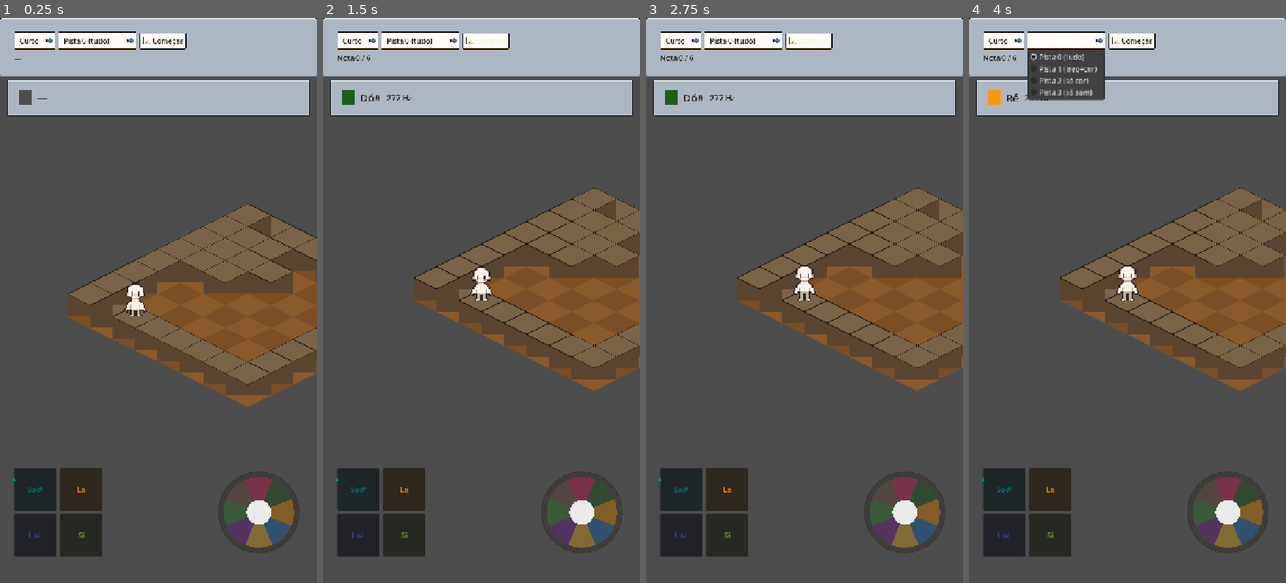
Above: before the commit, frames 1-4 (left to right).
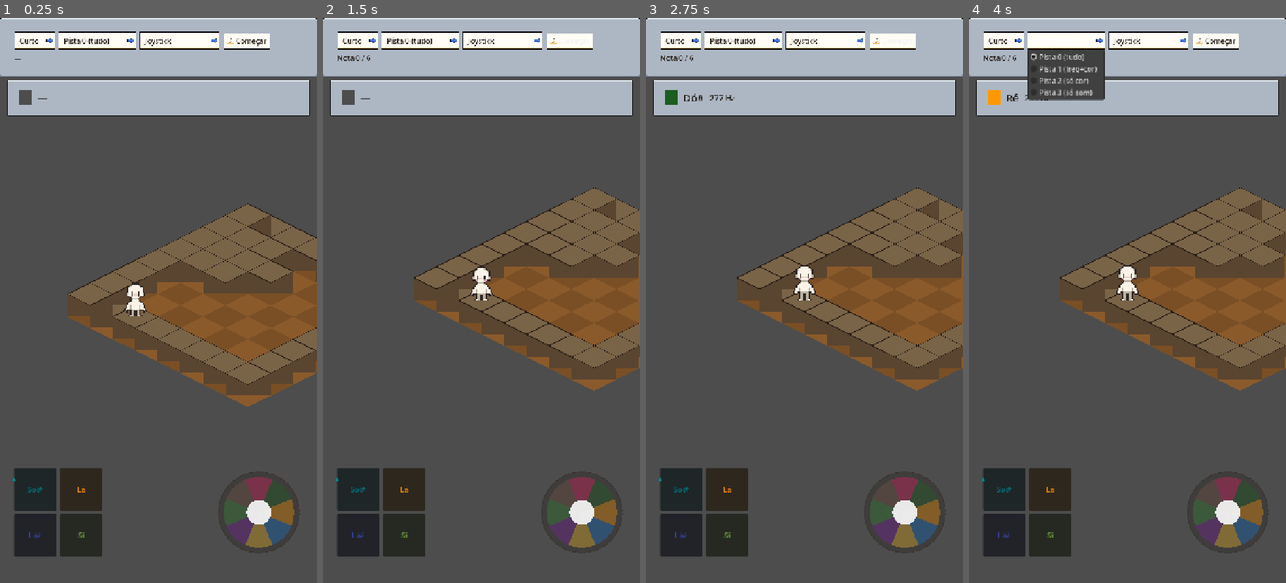
Above: after the commit, the same moments.

Repository: JDaniloC/BlindTuner
Game: Godot game, scene res://scenes/Playground.tscn
Two runs of this game, one before a commit and one after it. Both use one fixed random seed, a clock stepped at 60 frames per second and the inputs below.
Inputs (mouse positions are in pixels of both pictures, inside the frame that each line leads up to):
- Up to frame 1 (0.25 s): no input
- Up to frame 2 (1.5 s): click (503, 40) at 0.5 s, where only the run after the commit has a clickable "Joystick"; click "Começar" at 1.25 s
- Up to frame 3 (2.75 s): click "Começar" at 2 s
- Up to frame 4 (4 s): click "Curto" at 2.75 s; click "Pista 0 (tudo)" at 3.5 s

The runs differ from the first frame. In frame 1, 0.9% of the frame differs, in the area x 44-86%, y 2-6%; in frame 2, 1.1%, in the area x 6-86%, y 2-16%; in frame 3, 0.9%; in frame 4, 0.9%.

Commit message:
feat(godot): integra Piano Virtual ponta-a-ponta + seletor de modo no HUD
GameHUD ganha 3º dropdown (Joystick/Toque no Escuro/Piano/Scroll),
start_requested propaga o modo escolhido. Playground aplica o modo em
_begin_preset via InputModeSettings, alternando visible+mouse_filter
do grupo ativo (joystick+ações vs. piano) -- só o modo Piano está de
fato jogável nesta task; os outros 2 dropdown items ainda não têm nó.

Co-Authored-By: Claude Sonnet 5 <noreply@anthropic.com>

Diff:
--- a/godot/scenes/Playground.tscn
+++ b/godot/scenes/Playground.tscn
@@ -7,6 +7,7 @@
 [ext_resource type="Script" path="res://scripts/Conductor.gd" id="90"]
 [ext_resource type="PackedScene" path="res://scenes/GameHUD.tscn" id="91"]
 [ext_resource type="PackedScene" path="res://scenes/SpecialActionPanel.tscn" id="92"]
+[ext_resource type="PackedScene" path="res://scenes/PianoInput.tscn" id="93"]
 
 [node name="Playground" type="Node2D"]
 script = ExtResource("1")
@@ -61,3 +62,14 @@
 offset_top = -260.0
 offset_right = 232.0
 offset_bottom = -60.0
+
+[node name="PianoInput" parent="UI" instance=ExtResource("93")]
+visible = false
+anchor_left = 0.0
+anchor_top = 1.0
+anchor_right = 1.0
+anchor_bottom = 1.0
+offset_left = 32.0
+offset_top = -180.0
+offset_right = -32.0
+offset_bottom = -20.0
--- a/godot/scripts/GameHUD.gd
+++ b/godot/scripts/GameHUD.gd
@@ -1,7 +1,7 @@
 extends Control
 ## HUD do loop: seletor de preset + nível de pista, progresso, painel de stats.
 
-signal start_requested(preset_id: String, cue_level: int)
+signal start_requested(preset_id: String, cue_level: int, input_mode: int)
 signal restart_requested
 
 const UI_THEME := preload("res://assets/ui/blindtuner_theme.tres")
@@ -9,6 +9,7 @@
 
 var _preset_opt: OptionButton
 var _cue_opt: OptionButton
+var _mode_opt: OptionButton
 var _start_btn: Button
 var _progress: Label
 var _stats_panel: PanelContainer
@@ -47,6 +48,11 @@
 		_cue_opt.add_item(lvl)
 	row.add_child(_cue_opt)
 
+	_mode_opt = OptionButton.new()
+	for m in ["Joystick", "Toque no Escuro", "Piano Virtual", "Scroll de Afinação"]:
+		_mode_opt.add_item(m)
+	row.add_child(_mode_opt)
+
 	_start_btn = Button.new()
 	_start_btn.text = "Começar"
 	_start_btn.icon = PLAY_ICON
@@ -78,7 +84,7 @@
 	if _preset_opt.selected < 0 or _preset_opt.selected >= SequencePresets.ALL.size():
 		return
 	var pid: String = SequencePresets.ALL[_preset_opt.selected].id
-	start_requested.emit(pid, _cue_opt.selected)
+	start_requested.emit(pid, _cue_opt.selected, _mode_opt.selected)
 
 func _on_restart_pressed() -> void:
 	restart_requested.emit()
--- a/godot/scripts/Playground.gd
+++ b/godot/scripts/Playground.gd
@@ -11,8 +11,12 @@
 @onready var _conductor: Node = $Conductor
 @onready var _hud: Control = $UI/GameHUD
 @onready var _special_actions: Control = $UI/SpecialActionPanel
+@onready var _piano_input: Control = $UI/PianoInput
 @onready var _goal_node: Node2D = $Goal
 var _current_map_id: String = ""
+var _joystick_default_filter: int
+var _special_actions_default_filter: int
+var _piano_input_default_filter: int
 
 const TILE_WIDTH := 64
 const TILE_HEIGHT := 32
@@ -31,6 +35,9 @@
 var _flash_tween: Tween
 
 func _ready() -> void:
+	_joystick_default_filter = _joystick.mouse_filter
+	_special_actions_default_filter = _special_actions.mouse_filter
+	_piano_input_default_filter = _piano_input.mouse_filter
 	# Sala inicial = primeiro mapa (quarto). Será re-buildada se o usuário
 	# selecionar outro preset com map_id diferente.
 	var first_map = MapPresets.ALL[0]
@@ -41,8 +48,10 @@
 	_character.position = _character.grid_to_world(first_map.start_grid)
 	_character.blocked.connect(_on_character_blocked)
 	_character.armed_state_changed.connect(_special_actions.on_armed_state_changed)
+	_character.armed_state_changed.connect(_piano_input.on_armed_state_changed)
 	_joystick.note_triggered.connect(_on_note_triggered)
 	_special_actions.note_triggered.connect(_on_note_triggered)
+	_piano_input.note_triggered.connect(_on_note_triggered)
 	_conductor.preview_note.connect(_on_preview_note)
 	_conductor.call_cue.connect(_on_call_cue)
 	_conductor.replay_note.connect(_on_replay_note)
@@ -52,19 +61,21 @@
 	_hud.start_requested.connect(_on_start_requested)
 	_hud.restart_requested.connect(_on_restart_requested)
 
-func _on_start_requested(preset_id: String, cue_level: int) -> void:
-	_begin_preset(preset_id, cue_level)
+func _on_start_requested(preset_id: String, cue_level: int, input_mode: int) -> void:
+	_begin_preset(preset_id, cue_level, input_mode)
 
 func _on_restart_requested() -> void:
 	if _conductor._preset != null:
-		_begin_preset(_conductor._preset.id, CueSettings.cue_level)
-
-func _begin_preset(preset_id: String, cue_level: int) -> void:
+		_begin_preset(_conductor._preset.id, CueSettings.cue_level, InputModeSettings.mode)
+
+func _begin_preset(preset_id: String, cue_level: int, input_mode: int = InputModeSettings.Mode.JOYSTICK) -> void:
 	var preset = SequencePresets.by_id(preset_id)
 	if preset == null:
 		return
 	var map = MapPresets.by_id(preset.map_id)
 	CueSettings.set_level(cue_level)
+	InputModeSettings.set_mode(input_mode)
+	_apply_input_mode()
 	_hud.hide_stats()
 	if _current_map_id != map.id:
 		_current_map_id = map.id
@@ -75,6 +86,17 @@
 	_conductor.load_preset(preset)
 	_conductor.start()
 	_hud.set_progress(0, preset.notes.size())
+
+func _apply_input_mode() -> void:
+	var joystick_active := InputModeSettings.mode == InputModeSettings.Mode.JOYSTICK
+	_joystick.visible = joystick_active
+	_joystick.mouse_filter = _joystick_default_filter if joystick_active else Control.MOUSE_FILTER_IGNORE
+	_special_actions.visible = joystick_active
+	_special_actions.mouse_filter = _special_actions_default_filter if joystick_active else Control.MOUSE_FILTER_IGNORE
+
+	var piano_active := InputModeSettings.mode == InputModeSettings.Mode.PIANO
+	_piano_input.visible = piano_active
+	_piano_input.mouse_filter = _piano_input_default_filter if piano_active else Control.MOUSE_FILTER_IGNORE
 
 func _on_preview_note(note_key: String, _index: int) -> void:
 	# PREVIEW: só ouvir, personagem não se move.
--- a/godot/tests/test_game_hud.gd
+++ b/godot/tests/test_game_hud.gd
@@ -20,8 +20,9 @@
 	watch_signals(h)
 	h._preset_opt.select(1)   # "medio"
 	h._cue_opt.select(2)      # nível 2
+	h._mode_opt.select(1)     # Toque no Escuro
 	h._on_start_pressed()
-	assert_signal_emitted_with_parameters(h, "start_requested", ["medio", 2])
+	assert_signal_emitted_with_parameters(h, "start_requested", ["medio", 2, 1])
 
 func test_set_progress_updates_label():
 	var h = _hud()
@@ -47,10 +48,14 @@
 	watch_signals(h)
 	h._on_start_pressed()  # sem select() — usa defaults (índice 0 auto-selecionado)
 	assert_signal_emitted_with_parameters(h, "start_requested",
-		[SequencePresets.ALL[0].id, 0])
+		[SequencePresets.ALL[0].id, 0, 0])
 
 func test_hide_stats_conceals_panel():
 	var h = _hud()
 	h.show_stats({ "first_try_hits": 1, "total_trips": 0, "elapsed_sec": 1.0 })
 	h.hide_stats()
 	assert_false(h._stats_panel.visible)
+
+func test_mode_dropdown_has_four_options():
+	var h = _hud()
+	assert_eq(h._mode_opt.item_count, 4)
--- a/godot/tests/test_playground_loop.gd
+++ b/godot/tests/test_playground_loop.gd
@@ -119,6 +119,20 @@
 	assert_false(p._hud._stats_panel.visible)
 	CueSettings.set_level(0)
 
+func test_restart_preserves_active_input_mode():
+	# Regressão: restart não deve resetar o modo de input pro default (Joystick)
+	# quando o jogador estava jogando em Piano. _on_restart_requested precisa
+	# repassar InputModeSettings.mode explicitamente pro _begin_preset.
+	var p = _playground()
+	p._begin_preset("curto", 0, InputModeSettings.Mode.PIANO)
+	for i in range(7):
+		p._conductor._advance()
+	p._on_note_triggered("Cs4")  # char sai de (1,6) -> (1,5)
+	p._on_restart_requested()
+	assert_eq(InputModeSettings.mode, InputModeSettings.Mode.PIANO)
+	assert_true(p._piano_input.visible)
+	InputModeSettings.set_mode(InputModeSettings.Mode.JOYSTICK)
+
 func test_input_ignored_during_replay():
 	var p = _playground()
 	p._begin_preset("curto", 0)
@@ -207,3 +221,33 @@
 		["pegar", before, p._character._last_direction])
 	assert_eq(p._character.grid_position, before, "ação não move no REPLAY")
 	CueSettings.set_level(0)
+
+func test_begin_preset_with_piano_mode_shows_piano_hides_joystick():
+	var p = _playground()
+	p._begin_preset("curto", 0, InputModeSettings.Mode.PIANO)
+	assert_true(p._piano_input.visible)
+	assert_false(p._joystick.visible)
+	assert_false(p._special_actions.visible)
+	InputModeSettings.set_mode(InputModeSettings.Mode.JOYSTICK)
+
+func test_begin_preset_back_to_joystick_hides_piano():
+	var p = _playground()
+	p._begin_preset("curto", 0, InputModeSettings.Mode.PIANO)
+	p._begin_preset("curto", 0, InputModeSettings.Mode.JOYSTICK)
+	assert_true(p._joystick.visible)
+	assert_true(p._special_actions.visible)
+	assert_false(p._piano_input.visible)
+
+func test_piano_input_note_triggered_routes_through_playground():
+	var p = _playground()
+	# Não chama _begin_preset aqui de propósito: isso poria o Conductor em
+	# PREVIEW, e _on_note_triggered só trata movimento em IDLE ou CALL (ver
+	# Playground.gd, match _conductor.phase em _on_note_triggered) -- emitir
+	# a nota seria ignorado. Ativa o modo direto via InputModeSettings +
+	# _apply_input_mode(), mantendo o Conductor em IDLE (mesmo padrão de
+	# test_free_roam_moves_character_in_idle, que também não chama _begin_preset).
+	InputModeSettings.set_mode(InputModeSettings.Mode.PIANO)
+	p._apply_input_mode()
+	p._piano_input.note_triggered.emit("Ds4")  # dir (1,0) a partir de (1,6)
+	assert_eq(p._character.grid_position, Vector2i(2, 6))
+	InputModeSettings.set_mode(InputModeSettings.Mode.JOYSTICK)
Not shown: 1 places in godot/scenes/Playground.tscn that only renumber resources
